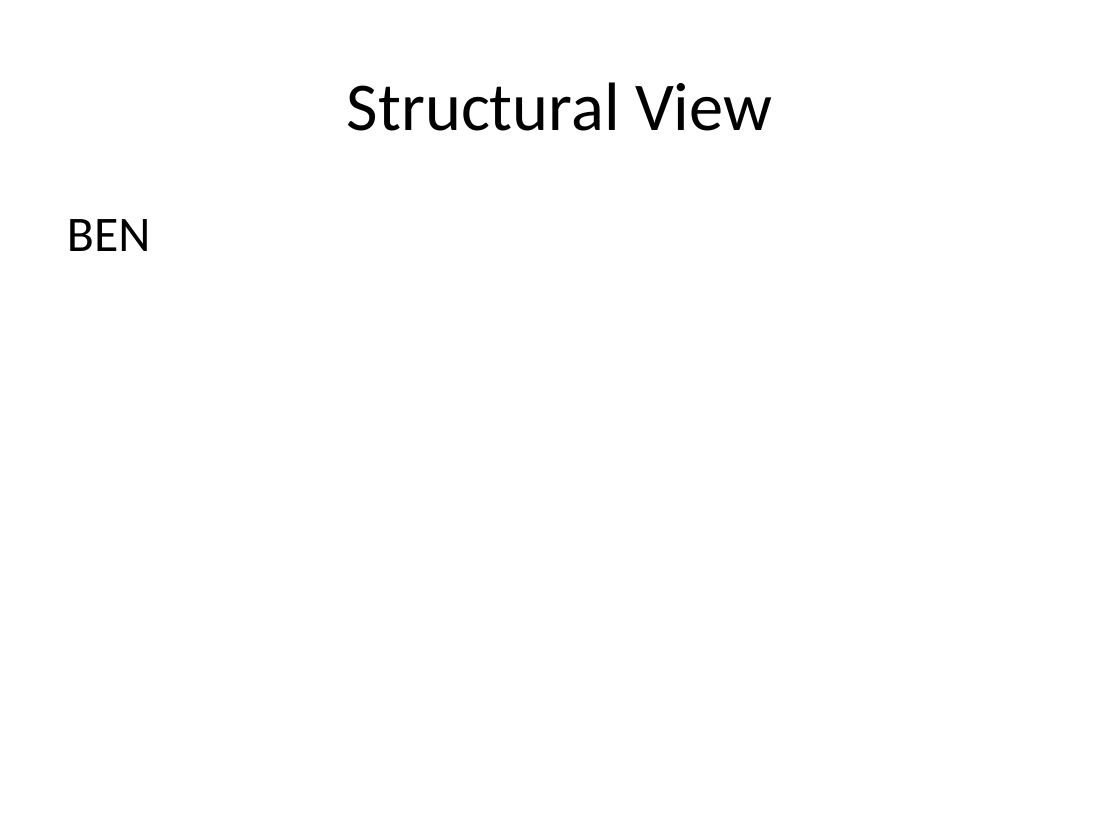
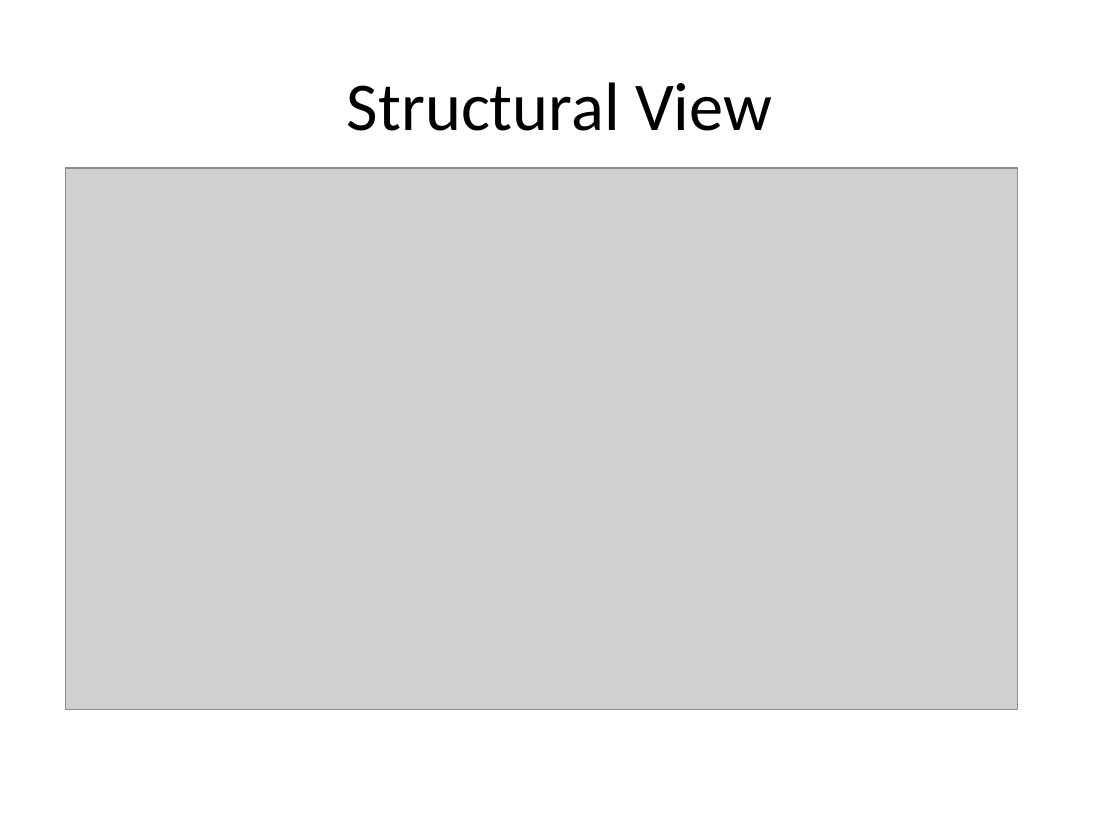
Before and after one commit to satpreetsingh/182mainproject, a slide deck: slide 5 of Documentation/04_10_Presentation.ppt (slide 3 before the commit). Drawn at 1120x840 pixels with LibreOffice and Linux fonts; fonts in the diff are those of the drawing; grey boxes stand for pictures. Boxes give left, top, right and bottom in pixels: in the first picture for what was removed or moved away, otherwise in the second. Text is boxed around its words. In the diff, an @@ line names an element or a change of style, - is before the commit and + after.

```diff
--- a/Documentation/04_10_Presentation.ppt
+++ b/Documentation/04_10_Presentation.ppt
@@ picture added at [65,168,1017,709] @@
@@ text removed at [67,219,150,251] @@
-BEN
```
Also in this commit, not shown: 2 other slides changed, 5 slides added, 2 slides removed.
